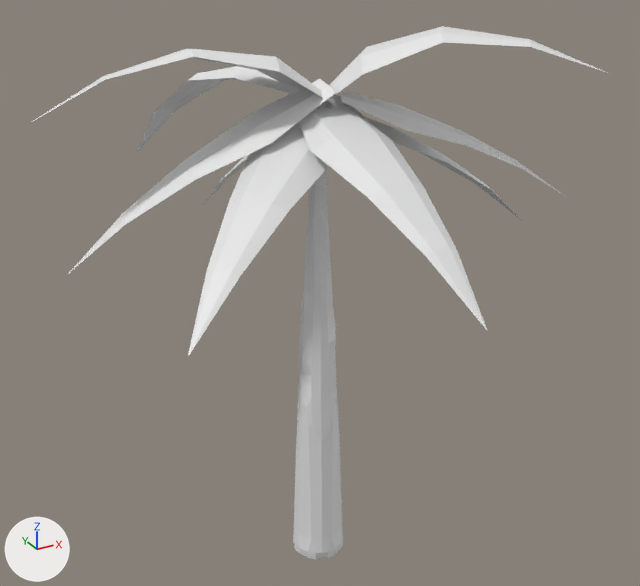
Before and after pictures for a commit that changed the glTF model static/tree1.glb.
Rendered twice from a 50 mm lens placed at (-2.69, -4.93, 4.62), pointed at (0.04, 0.05, 2.13). Arrows for +X, +Y and +Z are at lower left; the lights stay in place. Vertices at the same position are counted once.

Before the edit, the objects in view are built like this:
```python
me_cylinder = bpy.data.meshes.new('Cylinder')
me_cylinder.from_pydata(...)  # 436 vertices, 844 faces; spans x -0.2..0.2, y -0.19..0.19, z 0.0..3.57
me_cylinder.materials.append(mat_trunkmat_001)  # white #e7e7e7
me_plane_014 = bpy.data.meshes.new('Plane.014')
me_plane_014.from_pydata(...)  # 300 vertices, 384 faces; spans x -1.72..1.71, y -1.79..1.78, z 2.33..3.94
me_plane_014.materials.append(mat_trunkmat)
ob_leaves = bpy.data.objects.new('Leaves', me_plane_014)
ob_leaves.location = (0.0, 0.0, 0.0)
ob_trunk = bpy.data.objects.new('Trunk', me_cylinder)
ob_trunk.location = (0.0, 0.0, 0.0)
```
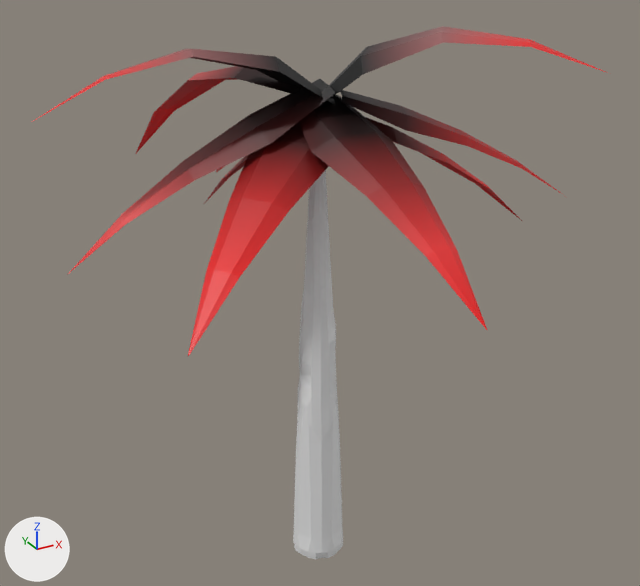
Boxes (x1, y1, x2, y2) around the edits, measured in the pictures (640 x 586 px):
```json
{"object": "Leaves", "change": "recoloured", "before": [32, 26, 608, 356], "after": [32, 26, 608, 356], "on screen": "white to red"}
{"part": 1, "of": "me_plane_014", "change": "recoloured", "before": [32, 26, 608, 356], "after": [32, 26, 608, 356], "on screen": "white to red"}
{"part": 2, "of": "me_plane_014", "change": "recoloured", "before": [184, 26, 466, 203], "after": [184, 26, 466, 203]}
{"part": 3, "of": "me_plane_014", "change": "recoloured", "before": [234, 49, 401, 150], "after": [234, 49, 401, 150], "on screen": "white to black"}
```

Edits to the scene script, one JSON object a line:
```json
{"op": "add", "block": "mat_trunkmat_002", "code": ["mat_trunkmat_002 = principled_material('TrunkMat.002')", "mat_trunkmat_002.base_color = (0.8, 0.8, 0.8)  # white #e7e7e7"]}
{"block": "me_plane_014", "where": "me_plane_014.from_pydata(...)  # 300 vertices, 384 faces; spans x -1.72..1.71, y -1.79..1.78, z 2.33..3.94"}
{"block": "me_plane_014", "where": "# used by ob_leaves; location = (0.0, 0.0, 0.0)"}
{"block": "me_plane_014", "change": "me_plane_014 part 1: 193 faces centred in x -1.58..1.59, y -1.65..1.64, z 2.44..3.92 are repainted in the vertex colours; the middle colour goes from white #ffffff to red #ff1e1e"}
{"block": "me_plane_014", "change": "me_plane_014 part 2: 115 faces centred in x -0.73..0.66, y -0.77..0.71, z 2.77..3.89 are repainted in the vertex colours; the middle colour goes from white #ffffff to dark red #510000"}
{"block": "me_plane_014", "change": "me_plane_014 part 3: 76 faces centred in x -0.3..0.29, y -0.37..0.38, z 3.15..3.69 are repainted in the vertex colours; the middle colour goes from white #ffffff to black #000000"}
{"block": "me_cylinder", "where": "me_cylinder.from_pydata(...)  # 436 vertices, 844 faces; spans x -0.2..0.2, y -0.19..0.19, z 0.0..3.57"}
{"op": "remove", "block": "me_cylinder", "code": "me_cylinder.materials.append(mat_trunkmat_001)  # white #e7e7e7"}
{"op": "add", "block": "me_cylinder", "code": "me_cylinder.materials.append(mat_trunkmat_002)  # white #e7e7e7"}
```
